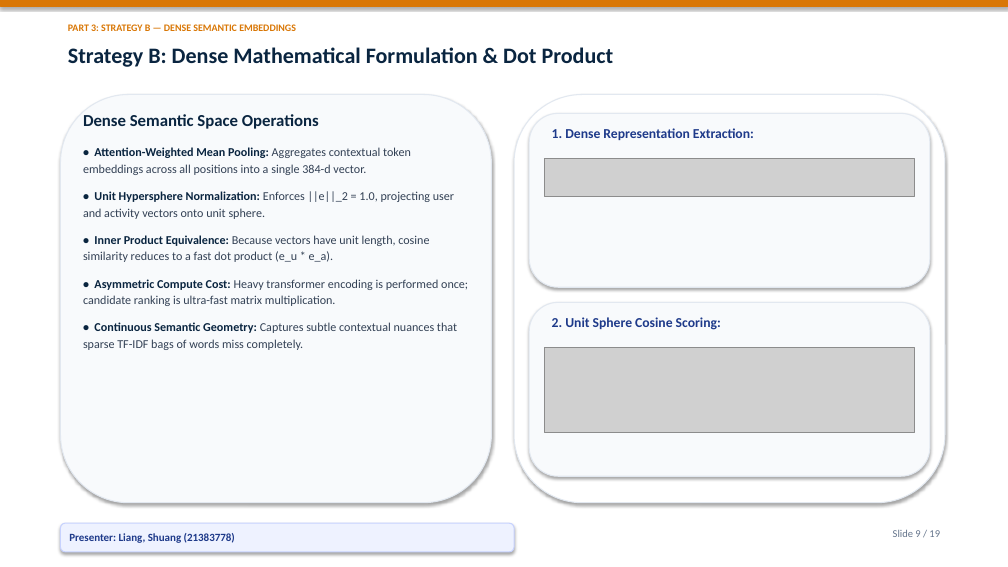
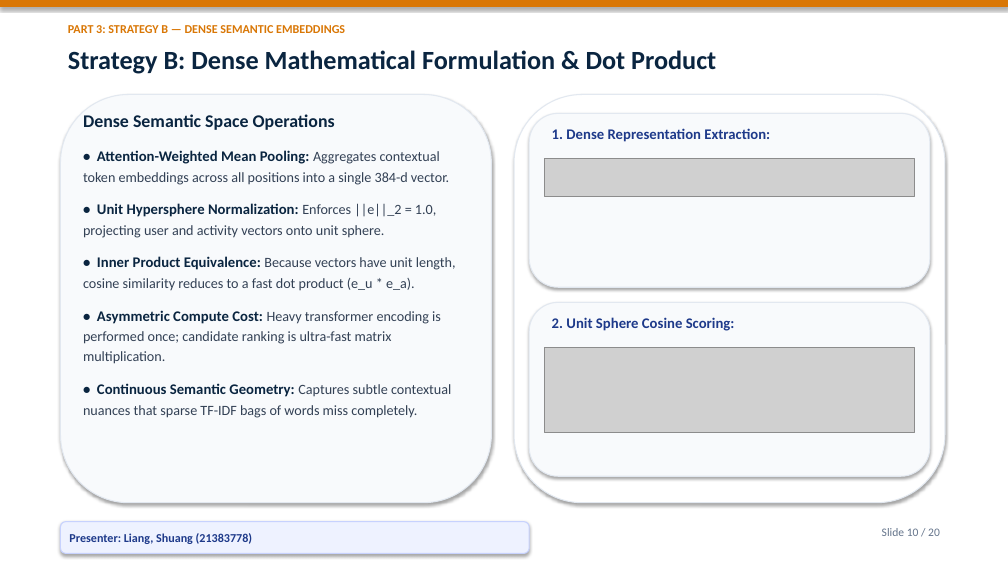
Before and after one commit to Bob8259/CSIT-5210-Group-Project, a slide deck: slide 10 of CSIT5210_Group1_Presentation.pptx (slide 9 before the commit). Drawn at 1008x567 pixels with LibreOffice and Linux fonts; fonts in the diff are those of the drawing; grey boxes stand for pictures. Boxes give left, top, right and bottom in pixels: in the first picture for what was removed or moved away, otherwise in the second. Text is boxed around its words. In the diff, an @@ line names an element or a change of style, - is before the commit and + after.

Commit message:
feat: add grand cover page and enlarge presentation font sizes for optimal projection readability

```diff
--- a/CSIT5210_Group1_Presentation.pptx
+++ b/CSIT5210_Group1_Presentation.pptx
@@ text "PART 3: STRATEGY B — ..." at (68, 25, 345, 33): size 9.5 to 11.5 pt @@
@@ text "Strategy B: Dense Mathematical Formulation ..." at (68, 50, 716, 74): size 21 to 25 pt @@
@@ text "Dense Semantic Space Operations" at (83, 114, 456, 418): size 16 to 17 pt in "Dense Semantic Space Operations"; size 11.5 to 14 pt in "• Attention-Weighted Mean Pooling:", "• Unit Hypersphere Normalization:", "• Inner Product Equivalence:", "• Asymmetric Compute Cost:" and 1 more places; size 11.5 to 13.5 pt in "Aggregates contextual token embeddings across all positions ...", "Enforces ||e||_2 = 1.0, projecting user and ...", "Because vectors have unit length, cosine similarity ...", "Heavy transformer encoding is performed once; candidate ..." and 1 more places; line spacing 1.15 to 1.2; more space between paragraphs @@
@@ text "1. Dense Representation Extraction:" at (552, 128, 770, 142): size 13 to 14 pt @@
@@ text "2. Unit Sphere Cosine Scoring:" at (552, 317, 735, 331): size 13 to 14 pt @@
@@ rounded rectangle "Presenter: Liang, Shuang (21383778)": place and size @@
-rounded rectangle "Presenter: Liang, Shuang (21383778)" at (60, 523, 514, 552)
+rounded rectangle "Presenter: Liang, Shuang (21383778)" at (60, 522, 529, 554)
@@ rounded rectangle "Presenter: Liang, Shuang (21383778)" at (60, 522, 529, 554): size 10.5 to 11.5 pt @@
@@ text at (882, 528, 940, 536): text changed; size 10 to 11 pt @@
-Slide 9 / 19
+Slide 10 / 20
```
Also in this commit, not shown: 18 other slides changed, 1 slide added, 1 other file.
